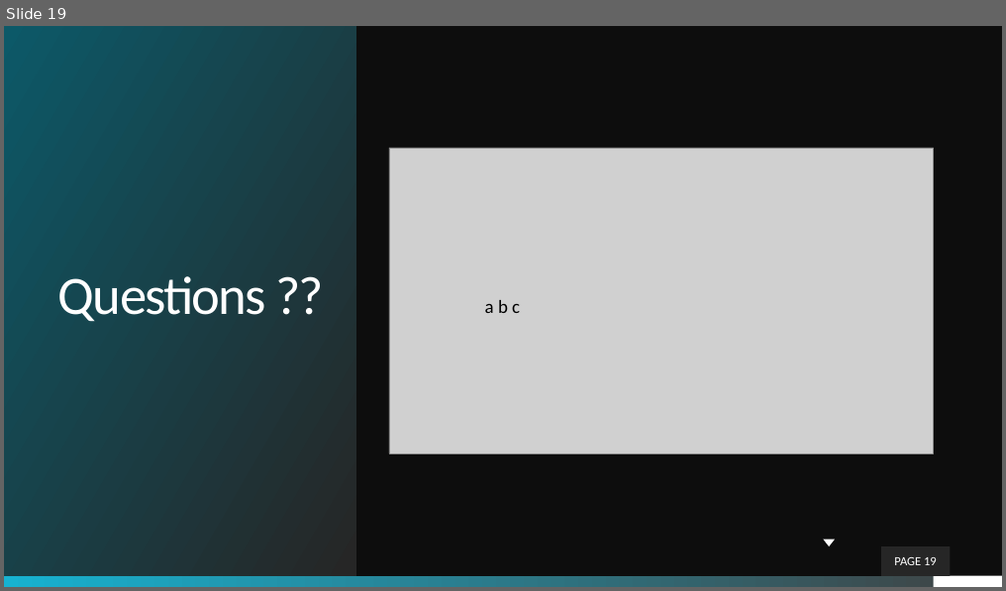
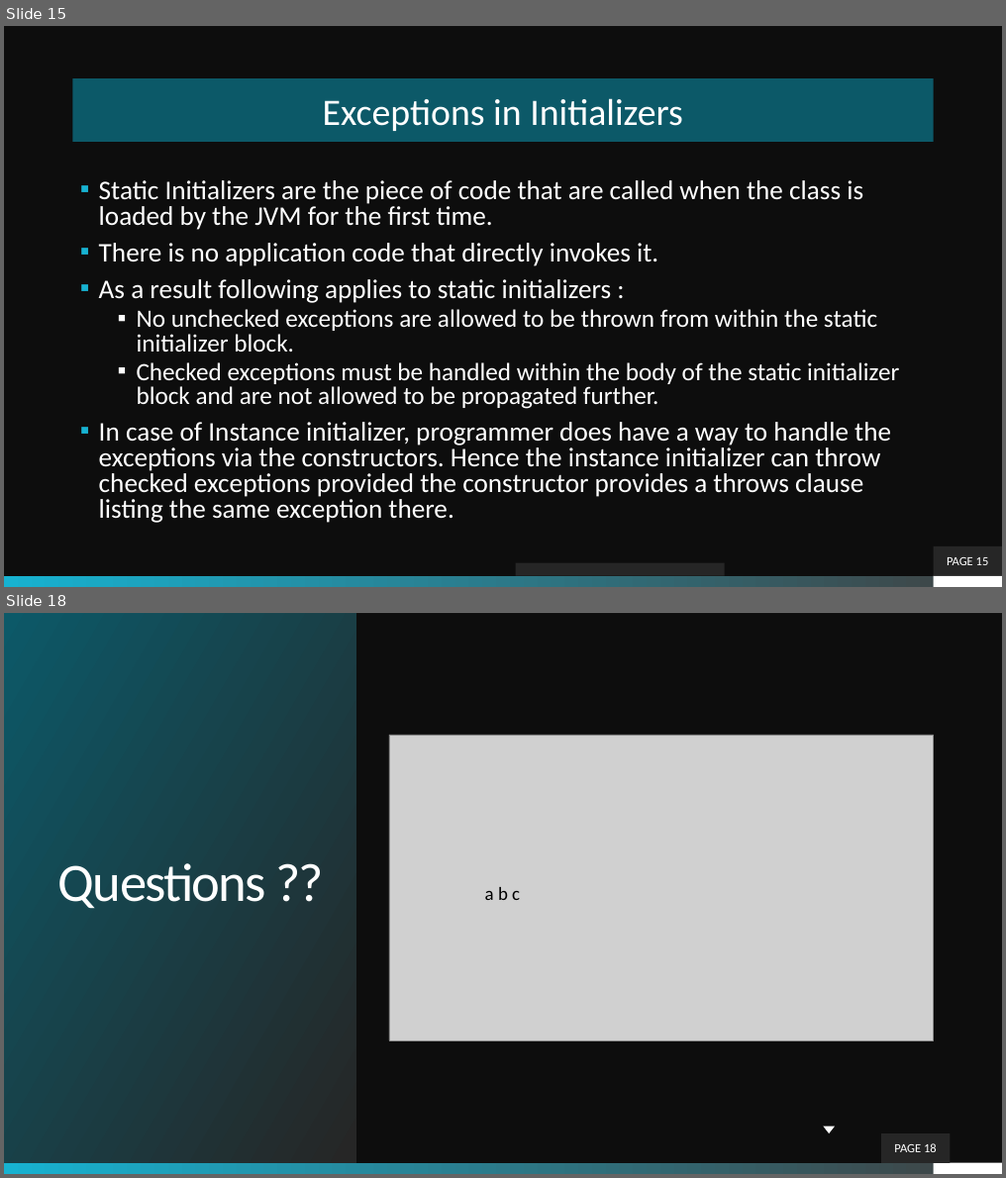
Before and after one commit to theLeonidas/Courses, a slide deck: courseMaterial/Exceptions/Exceptions.pptx. Shown one above the other, each under a label of ours: slide 19 before the commit, slides 15 and 18 after it; the slides between them are not shown. The pictures are 1006x591 and 1006x1178 pixels, drawn with LibreOffice and Linux fonts; fonts in the diff are those of the drawing; grey boxes stand for pictures; background and template pictures are left out. Boxes give left, top, right and bottom in pixels: in the first picture for what was removed or moved away, otherwise in the second. Text is boxed around its words. In the diff, an @@ line names an element or a change of style, - is before the commit and + after.

Commit message:
Committing changes for Exceptions.

```diff
--- a/courseMaterial/Exceptions/Exceptions.pptx
+++ b/courseMaterial/Exceptions/Exceptions.pptx
@@ slide 15 added at box(4, 26, 1002, 587), background picture (left out); not listed: 2 template elements that a slide beside it also shows @@
@@ title added at box(73, 78, 934, 141), fill #0C5968, 36 pt, text #FFFFFF @@
+Exceptions in Initializers
@@ text added at box(99, 180, 899, 523), 25.9 pt, text #FFFFFF @@
+▪ Static Initializers are the piece of code that are called when the class is loaded by the JVM for the first time.
+▪ There is no application code that directly invokes it.
+▪ As a result following applies to static initializers :
+  ▪ No unchecked exceptions are allowed to be thrown from within the static initializer block.
+  ▪ Checked exceptions must be handled within the body of the static initializer block and are not allowed to be propagated further.
+▪ In case of Instance initializer, programmer does have a way to handle the exceptions via the constructors. Hence the instance initializer can throw checked exceptions provided the constructor provides a throws clause listing the same exception there.
@@ page number added at box(934, 547, 1002, 576), fill #262626, 12 pt, text #FFFFFF @@
+PAGE 15
@@ rectangle added at box(515, 564, 724, 576), fill #262626 @@
@@ what was slide 19 is now slide 18 @@
@@ page number at box(894, 1144, 937, 1153): text changed @@
-PAGE 19
+PAGE 18
```
Also in this commit, not shown: 7 slides changed, 7 other slides added, 9 slides removed, 8 other files.
